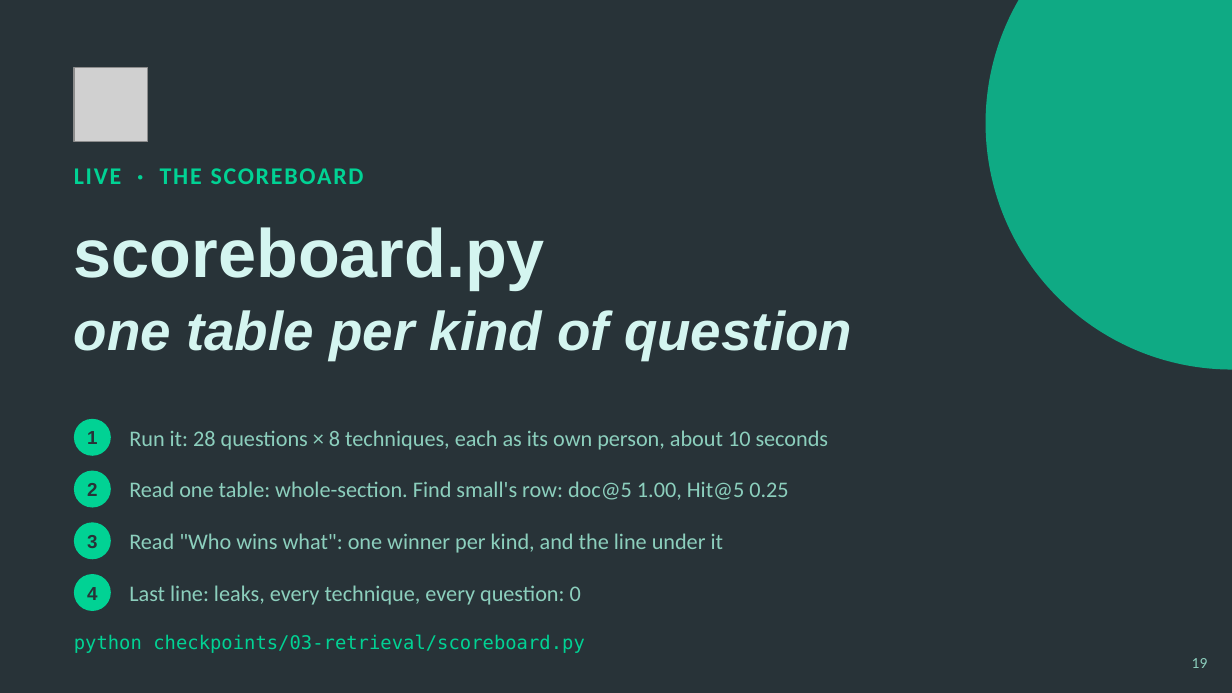
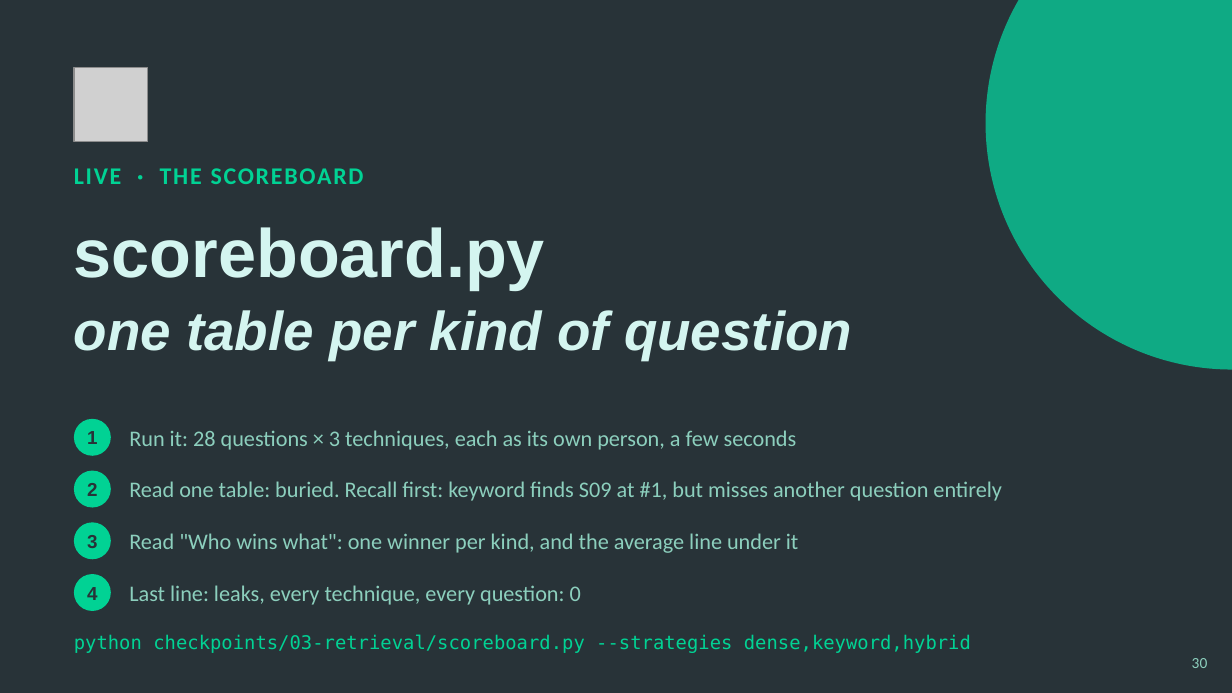
Before and after one commit to hasankanaan26/acme-desk, a slide deck: slide 30 of slides/part3-retrieval.pptx (slide 19 before the commit). Drawn at 1232x693 pixels with LibreOffice and Linux fonts; fonts in the diff are those of the drawing; grey boxes stand for pictures. Boxes give left, top, right and bottom in pixels: in the first picture for what was removed or moved away, otherwise in the second. Text is boxed around its words. In the diff, an @@ line names an element or a change of style, - is before the commit and + after.

```diff
--- a/slides/part3-retrieval.pptx
+++ b/slides/part3-retrieval.pptx
@@ text at (129, 430, 797, 450): text changed @@
-Run it: 28 questions × 8 techniques, each as its own person, about 10 seconds
+Run it: 28 questions × 3 techniques, each as its own person, a few seconds
@@ text at (129, 481, 1002, 501): text changed @@
-Read one table: whole-section. Find small's row: doc@5 1.00, Hit@5 0.25
+Read one table: buried. Recall first: keyword finds S09 at #1, but misses another question entirely
@@ text at (129, 533, 799, 553): text changed @@
-Read "Who wins what": one winner per kind, and the line under it
+Read "Who wins what": one winner per kind, and the average line under it
@@ text at (74, 634, 971, 653): text changed @@
-python checkpoints/03-retrieval/scoreboard.py
+python checkpoints/03-retrieval/scoreboard.py --strategies dense,keyword,hybrid
@@ text at (1192, 658, 1208, 668): text changed @@
-19
+30
```
Also in this commit, not shown: 21 other slides changed, 22 slides added, 16 slides removed, 48 other files.
